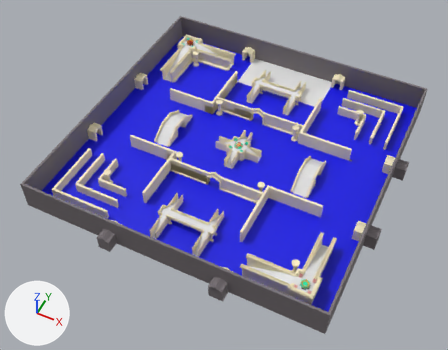
Renders of the Blender file Assets/Models/stage/stage.blend from each side of a commit.
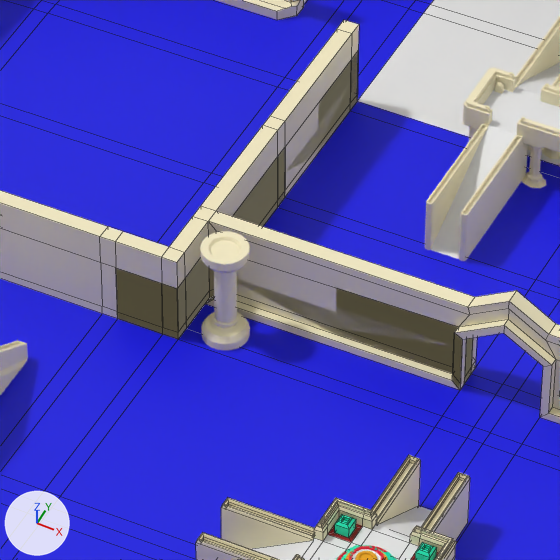
The first picture shows the older version from a 50 mm lens placed at (36.8, -80.1, 92.1), pointed at (-0.5, -5.5, -1.2). The close-ups show both versions on the part from 42% to 59% of the width and 19% to 41% of the height of that picture; other places that the commit changed are outside them. Every picture has the same lights, and +X, +Y and +Z are marked at lower left. The close-ups show mesh edges as thin lines.
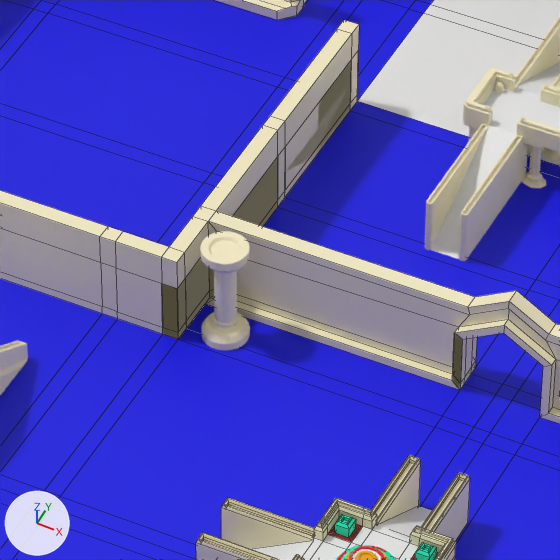
Boxes [x1, y1, x2, y2] around the edits, measured in the close-ups (560 x 560 px):
part 1 of me_cube_001, cut back
    before: [116, 52, 473, 390]
    after: [460, 339, 466, 390]
part 2 of me_cube_001, recoloured
    before: [207, 53, 358, 302]
    after: [207, 52, 358, 302]

What the commit changed:
me_cube_001 is used by ob_cube; location (0.0, 0.0, 0.0).
me_cube_001 had 2210 vertices, 2305 faces, 18 loose edges and spanned x -32.1..32.1, y -32.1..32.1, z 0.0..6.0.
me_cube_001 now has 2209 vertices, 2287 faces, 10 loose edges and spans x -32.1..32.1, y -32.1..32.1, z 0.0..6.0.
Part 1, on me_cube_001:
12 faces are deleted.
1 loose edge is deleted.
2 new faces join them, mat_material_010 (beige #f5ebc5).
me_cube_001 part 2: 17 faces spanning x -10.4..9.8, y -10.6..20.0, z 0.5..3.5 switch from mat_material_001 (grey #777074) to mat_material_010 (beige #f5ebc5).
